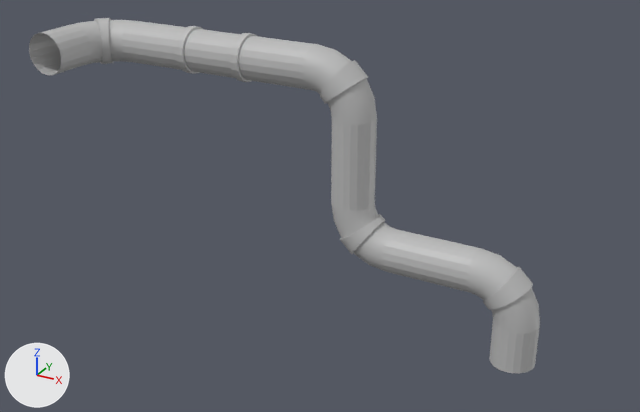
A saved change to the FBX model TrialsForAGod/Assets/Models/Props - Sewer/pipeStructureB.fbx.
Before and after are seen from a camera (50 mm lens) standing at (11.41, -16.82, 5.76) and looking at (7.02, -8.84, 1.78). The lights are fixed; the arrows at lower left show +X, +Y and +Z. Where no turn or scale is listed for an object, it has been applied to the vertices. Vertices at the same position are counted once.

Names of what the first picture shows: 'pipeStructureB'.
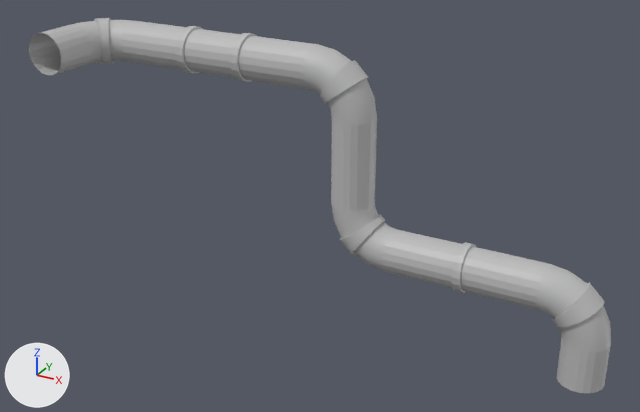
The newer file is also turned or shifted as a whole; pictures and numbers use the older file's frame.

Pixel boxes (x1, y1, x2, y2) of what changed, in the pictures (640 x 412 px; the box of a moved part takes in the faces that stretch with it):
'pipeStructureB', reshaped (14% wider)
    before: (29, 18, 540, 374)
    after: (29, 18, 611, 393)
part 1 of me_mesh, added
    after: (490, 253, 611, 393)
part 2 of me_mesh, moved or reshaped
    before: (238, 36, 540, 374)
    after: (238, 36, 501, 298)

The change in detail:
me_mesh is used by ob_pipestructureb; location (6.513, -8.863, 1.887).
me_mesh had 1014 vertices, 920 faces and spanned x -3.0..3.0, y -0.64..0.64, z -1.64..1.64.
me_mesh now has 1130 vertices, 1020 faces and spans x -3.0..3.75, y -0.64..0.64, z -1.64..1.64.
me_mesh part 1: the loose piece of 200 vertices spanning x 1.75..3.0, y 0.09..0.64, z -1.64..-0.39 is copied, and the copy is multiplied about its middle by the matrix ((0.0, 0.0, 1.0), (0.0, -1.0, 0.0), (1.0, 0.0, 0.0)), then moved by (0.75, 0.0, 0.0); it spans x 2.5..3.75, y 0.09..0.64, z -1.64..-0.39.
Part 2, on me_mesh:
188 vertices are removed from x 0.55..3.0, y 0.09..0.64, z -1.64..0.36.
276 faces are deleted.
56 vertices are added at x 0.51..2.17, y 0.09..0.64, z -0.91..0.36.
20 new vertices lie (0.33, 0.0, 0.0) away from vertices in x 1.75, y 0.11..0.61, z -0.89..-0.39.
20 new vertices lie (0.33, 0.0, 0.0) away from vertices in x 2.17, y 0.11..0.61, z -0.89..-0.39.
8 new vertices lie (0.09, 0.0, 0.0) away from vertices in x 2.08, y 0.09..0.64, z -0.91..-0.36.
196 new faces join them.
